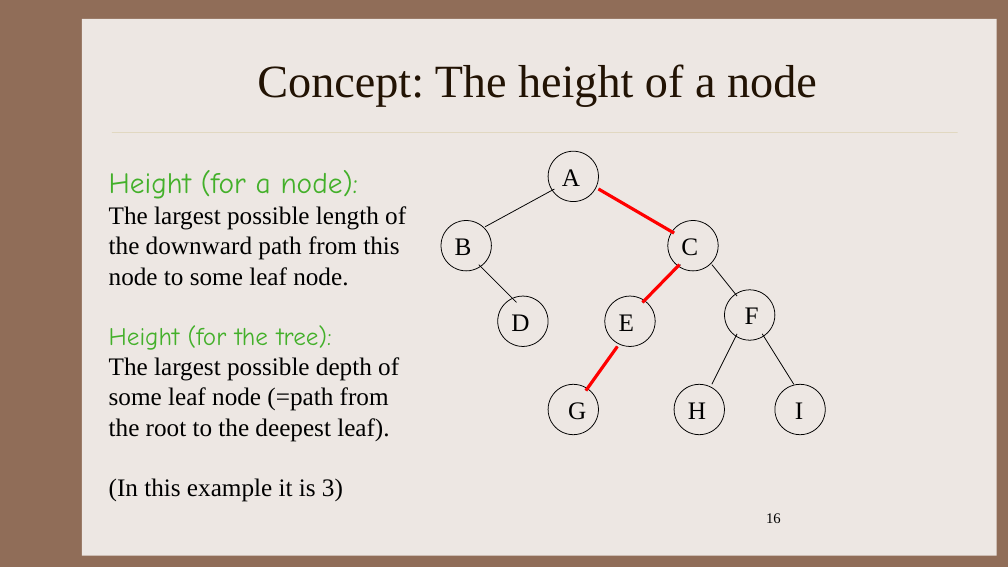
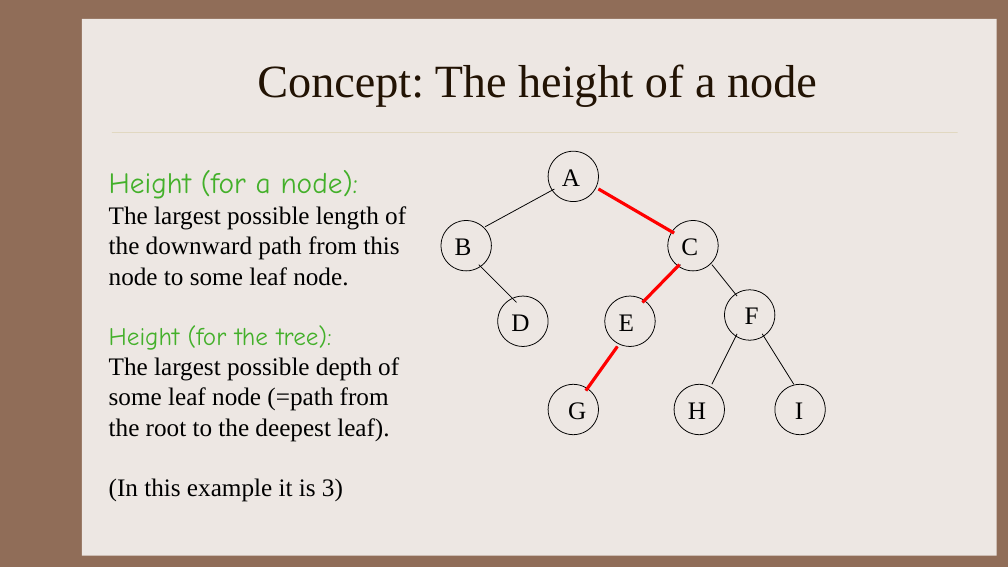
Before and after one commit to kapsitis/rbs-datastructures, a slide deck: slide 16 of slides/DS_Week06_01_Trees.pptx. Drawn at 1008x567 pixels with LibreOffice and Linux fonts; fonts in the diff are those of the drawing. Boxes give left, top, right and bottom in pixels: in the first picture for what was removed or moved away, otherwise in the second. Text is boxed around its words. In the diff, an @@ line names an element or a change of style, - is before the commit and + after.

```diff
--- a/slides/DS_Week06_01_Trees.pptx
+++ b/slides/DS_Week06_01_Trees.pptx
@@ page number removed at (766,513,781,523) @@
-16
```
Also in this commit, not shown: 1 other slide changed, 48 other files.
